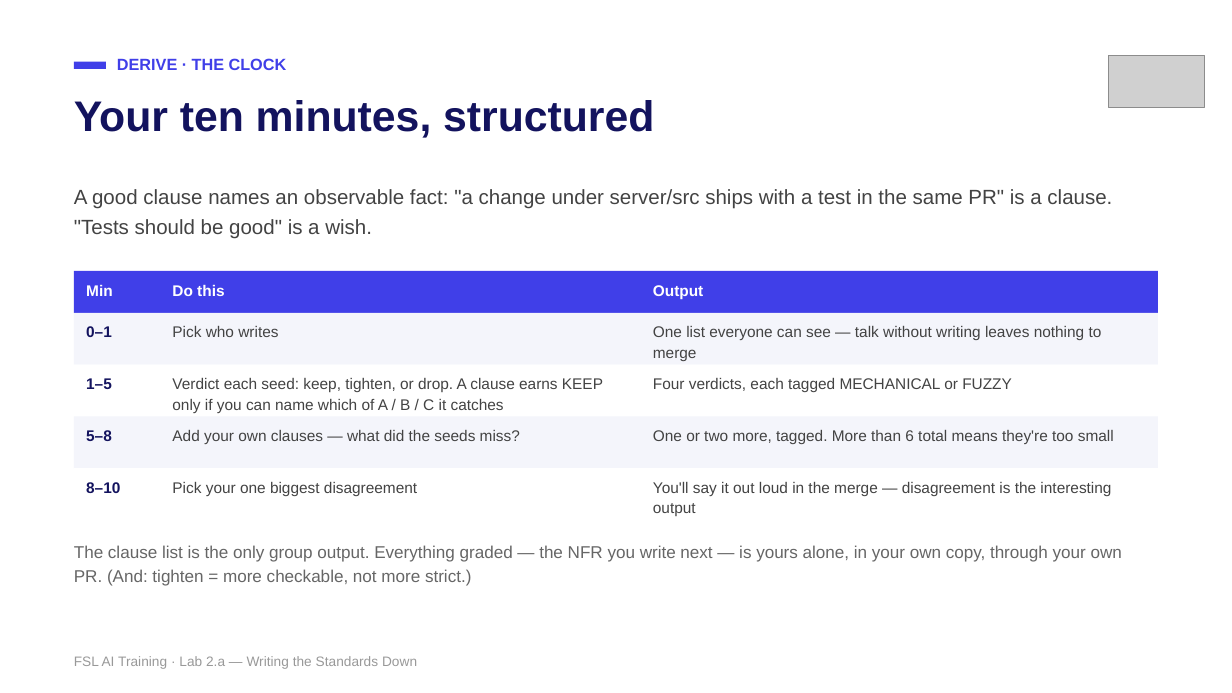
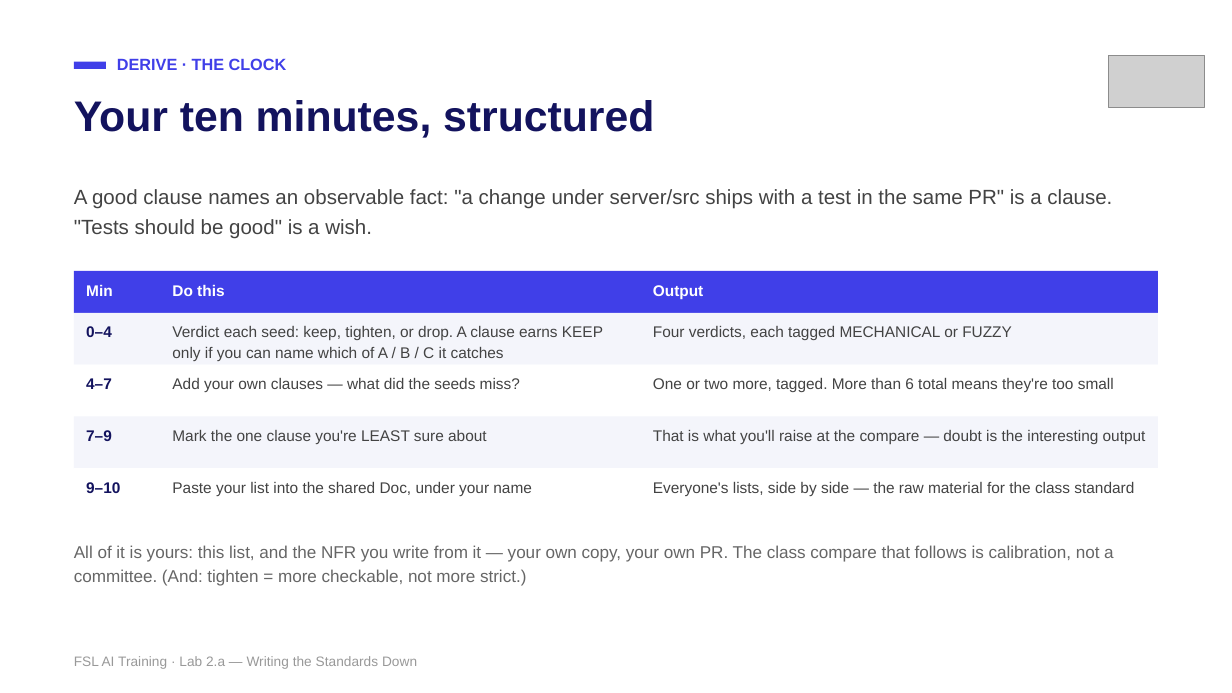
Before and after one commit to mike-tajmajer-fullstacklabs/fsl-taskboard-lab, a slide deck: slide 21 of docs/instructor/lab-2a-writing-the-standards-down.pptx. Drawn at 1232x693 pixels with LibreOffice and Linux fonts; fonts in the diff are those of the drawing; grey boxes stand for pictures. Boxes give left, top, right and bottom in pixels: in the first picture for what was removed or moved away, otherwise in the second. Text is boxed around its words. In the diff, an @@ line names an element or a change of style, - is before the commit and + after.

Commit message:
update to be less group and more individuial and addeed a second demo walkthrough

```diff
--- a/docs/instructor/lab-2a-writing-the-standards-down.pptx
+++ b/docs/instructor/lab-2a-writing-the-standards-down.pptx
@@ text at [86,326,112,337]: text changed @@
-0–1
+0–4
@@ text removed at [172,326,278,337] @@
-Pick who writes
@@ text removed at [653,326,1102,361] @@
-One list everyone can see — talk without writing leaves nothing to merge
@@ text at [86,378,112,389]: text changed @@
-1–5
+4–7
@@ 4 texts: place and size @@
-4 texts at [172,378,1114,444]
+4 texts at [172,326,1114,392]
@@ text at [86,430,112,441]: text changed @@
-5–8
+7–9
@@ text added at [172,430,487,444], 9 pt, text #434343 @@
+Mark the one clause you're LEAST sure about
@@ text added at [653,430,1146,444], 9 pt, text #434343 @@
+That is what you'll raise at the compare — doubt is the interesting output
@@ text at [172,482,532,496]: text changed @@
-Pick your one biggest disagreement
+Paste your list into the shared Doc, under your name
@@ text at [653,482,1134,496]: text changed @@
-You'll say it out loud in the merge — disagreement is the interesting output
+Everyone's lists, side by side — the raw material for the class standard
@@ text at [74,545,1114,586]: text changed @@
-The clause list is the only group output. Everything graded — the NFR you write next — is yours alone, in your own copy, through your own PR. (And: tighten = more checkable, not more strict.)
+All of it is yours: this list, and the NFR you write from it — your own copy, your own PR. The class compare that follows is calibration, not a committee. (And: tighten = more checkable, not more strict.)
```
Also in this commit, not shown: 3 other slides changed, 18 other files.
